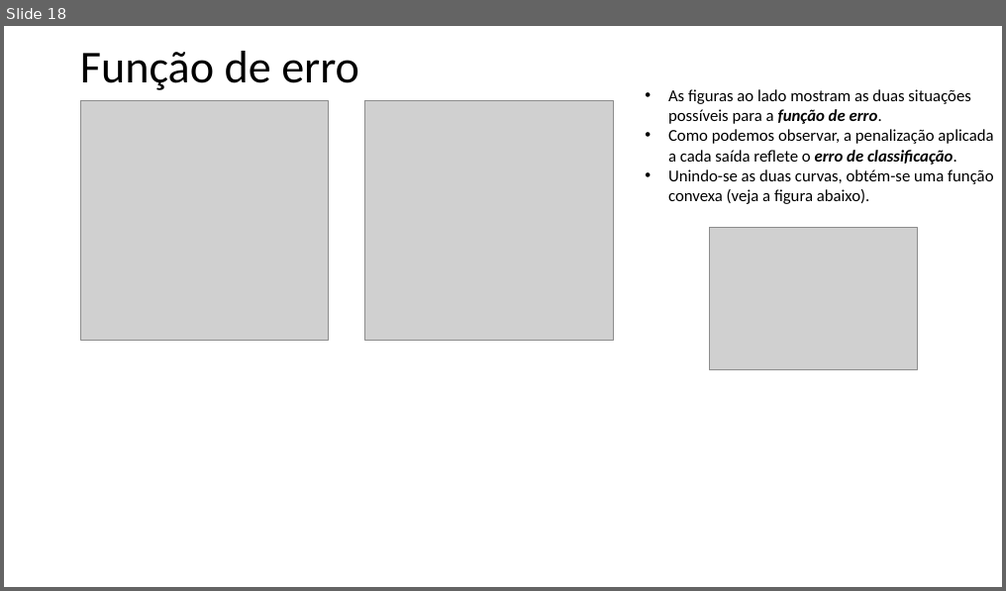
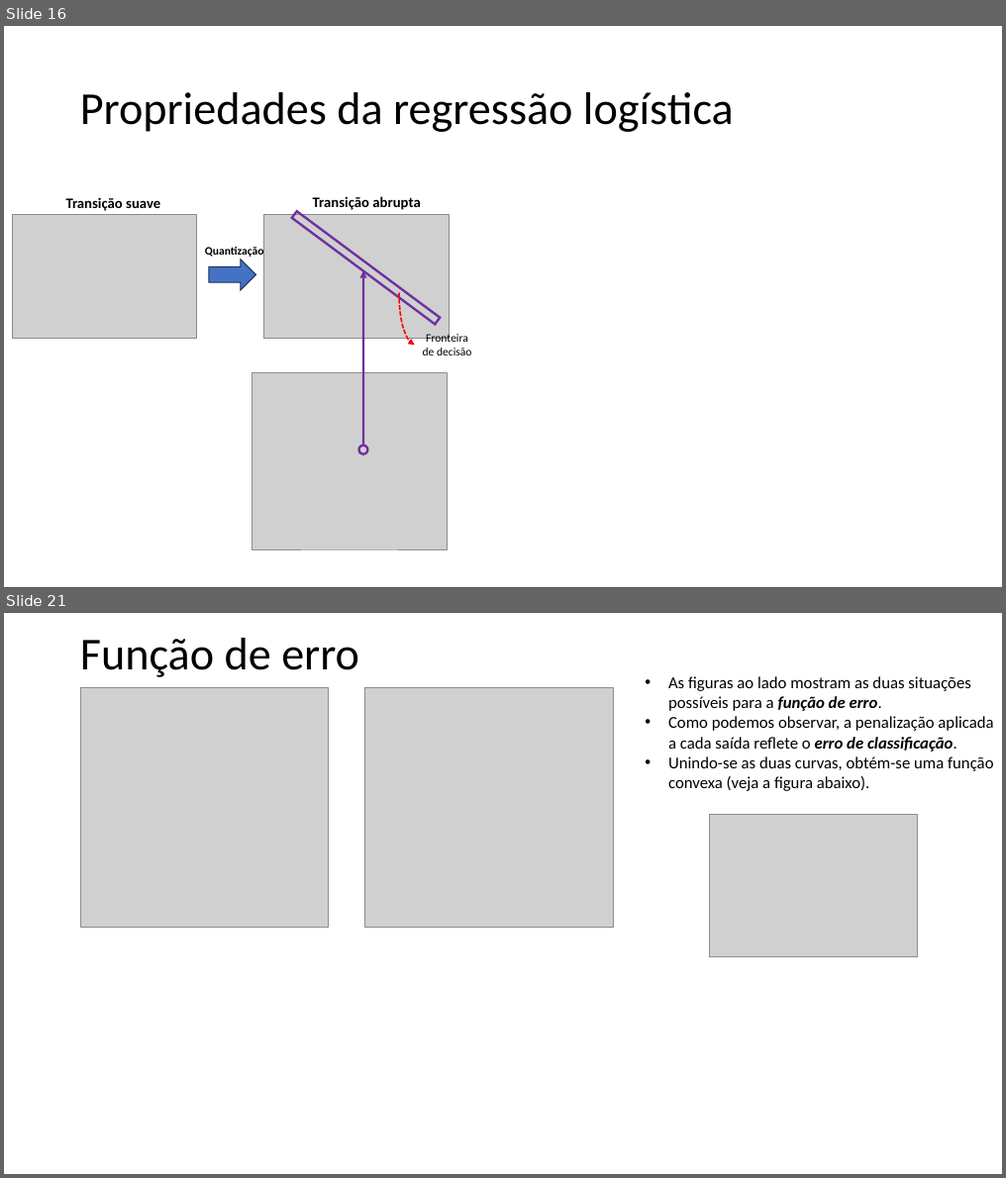
Before and after one commit to zz4fap/t320_aprendizado_de_maquina, a slide deck: slides/T320_Classificação (Parte III).pptx. Shown one above the other, each under a label of ours: slide 18 before the commit, slides 16 and 21 after it; the slides between them are not shown. The pictures are 1006x591 and 1006x1178 pixels, drawn with LibreOffice and Linux fonts; fonts in the diff are those of the drawing; grey boxes stand for pictures. Boxes give left, top, right and bottom in pixels: in the first picture for what was removed or moved away, otherwise in the second. Text is boxed around its words. In the diff, an @@ line names an element or a change of style, - is before the commit and + after.

```diff
--- a/slides/T320_Classificação (Parte III).pptx
+++ b/slides/T320_Classificação (Parte III).pptx
@@ slide 16 added at (4, 26, 1002, 587), background #FFFFFF @@
@@ title added at (80, 92, 734, 132), 44 pt, text #000000 @@
+Propriedades da regressão logística
@@ text added at (66, 197, 160, 211), 14 pt, text #000000, bold @@
+Transição suave
@@ text added at (313, 196, 420, 210), 14 pt, text #000000, bold @@
+Transição abrupta
@@ picture added at (12, 215, 196, 338) @@
@@ picture added at (263, 215, 449, 338) @@
@@ rectangle added at (292, 212, 440, 325), outline #7030A0 2.25 pt @@
@@ text added at (205, 246, 264, 259), 11 pt, text #000000, bold @@
+Quantização
@@ right arrow added at (209, 260, 256, 290), fill #4472C4, outline #1E3256 1 pt @@
@@ arrow added from (363, 446) to (363, 272), #7030A0 2.25 pt @@
@@ curved arrow added from (399, 293) to (414, 345), #FF0000 1.5 pt dashed @@
@@ text added at (423, 333, 472, 356), 11 pt, text #000000 @@
+Fronteira de decisão
@@ picture added at (252, 373, 447, 550) @@
@@ ellipse added at (358, 446, 368, 455), outline #7030A0 2.25 pt @@
@@ what was slide 18 is now slide 21 @@
```
Also in this commit, not shown: 6 slides changed, 5 other slides added, 1 slide removed, 5 other files.
